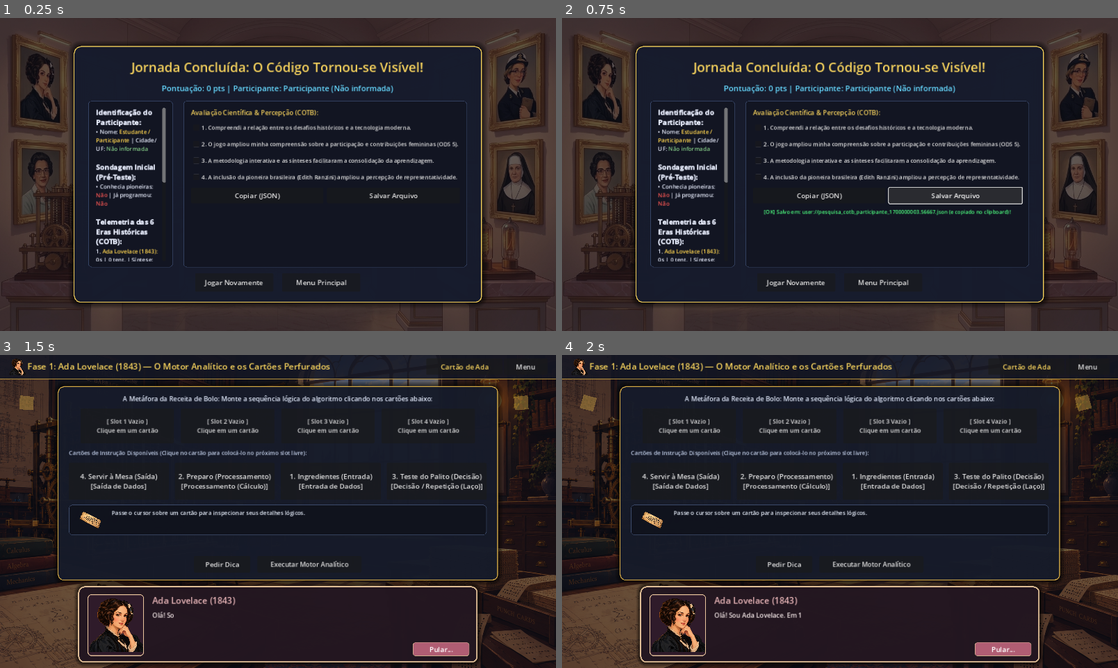
Above: before the commit, frames 1-4 (two rows, left to right).
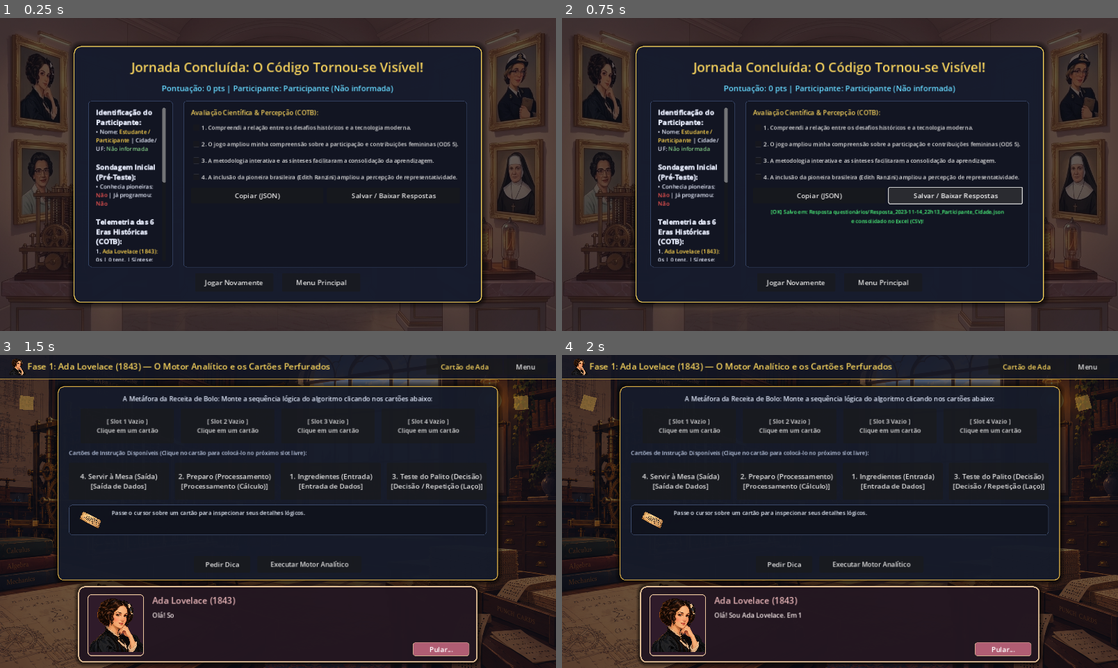
Above: after the commit, the same moments.

Repository: profthiagomendonca/Pioneiras-Alem
Game: Godot game, scene res://src/scenes/victory/victory.tscn
Two runs of this game, one before a commit and one after it. Both use one fixed random seed, a clock stepped at 60 frames per second and the inputs below. This scene is started directly instead of the project's main scene.
Inputs:
- Up to frame 1 (0.25 s): no input
- Up to frame 2 (0.75 s): click "Salvar Arquivo" (after the commit: "Salvar / Baixar Respostas") at 0.5 s
- Up to frame 3 (1.5 s): click "Jogar Novamente" at 1.25 s
- Up to frame 4 (2 s): no input

The runs differ from the first frame. In frame 1, 0.1% of the frame differs, in the area x 63-79%, y 56-58%; in frame 2, 0.7%, in the area x 36-81%, y 56-66%; in frame 3, nothing differs; in frame 4, nothing differs.

Commit message:
feat: salvar questionarios com data, nome e cidade em pasta dedicada e suporte a download web

Diff:
--- a/src/scenes/victory/victory.gd
+++ b/src/scenes/victory/victory.gd
@@ -74,6 +74,80 @@
 		}
 	}
 
+func _sanitize_filename(text: String) -> String:
+	var clean = text.strip_edges()
+	var invalid_chars = ["/", "\\", "?", "%", "*", ":", "|", "\"", "<", ">", ".", ";", ",", "'"]
+	for ch in invalid_chars:
+		clean = clean.replace(ch, "")
+	clean = clean.replace(" ", "_")
+	if clean.is_empty():
+		clean = "anonimo"
+	return clean
+
+func _get_export_filename() -> String:
+	var dt = Time.get_datetime_dict_from_system()
+	var date_str = "%04d-%02d-%02d_%02dh%02d" % [dt.year, dt.month, dt.day, dt.hour, dt.minute]
+	var safe_name = _sanitize_filename(GameState.player_name if not GameState.player_name.is_empty() else "Participante")
+	var safe_city = _sanitize_filename(GameState.player_city if not GameState.player_city.is_empty() else "Cidade")
+	return "Resposta_" + date_str + "_" + safe_name + "_" + safe_city + ".json"
+
+func _append_to_csv(report: Dictionary, target_dir: String) -> void:
+	var csv_path = target_dir.path_join("respostas_consolidadas.csv")
+	var header = '"Data_Hora";"Nome";"Cidade";"Pontos";"Pre_Conhecia_Pioneiras";"Pre_Ja_Programou";"Ada_Tempo_s";"Ada_Tentativas";"Ada_Sintese";"ENIAC_Tempo_s";"ENIAC_Tentativas";"ENIAC_Sintese";"Grace_Tempo_s";"Grace_Tentativas";"Grace_Sintese";"Katherine_Tempo_s";"Katherine_Tentativas";"Katherine_Sintese";"Keller_Tempo_s";"Keller_Tentativas";"Keller_Sintese";"Margaret_Tempo_s";"Margaret_Tentativas";"Margaret_Sintese";"Edith_Epilogo";"Pos_Q1_Relacao_Moderna";"Pos_Q2_Percepcao_ODS5";"Pos_Q3_Metodologia_Facilitou";"Pos_Q4_Pioneirismo_Brasileiro"'
+
+	var st = report["stages_telemetry"]
+	var pre = report["pre_survey"]
+	var pos = report["post_test_answers"]
+
+	var row = [
+		report["timestamp"],
+		report["participante"]["nome"],
+		report["participante"]["cidade"],
+		str(report["total_score"]),
+		"Sim" if pre.get("conhecimento_previo_pioneiras", false) else "Nao",
+		"Sim" if pre.get("ja_programou_antes", false) else "Nao",
+		str(snapped(st["ada"]["time_spent"], 0.1)),
+		str(st["ada"]["attempts"]),
+		"Sim" if st["ada"]["read_synthesis"] else "Nao",
+		str(snapped(st["eniac"]["time_spent"], 0.1)),
+		str(st["eniac"]["attempts"]),
+		"Sim" if st["eniac"]["read_synthesis"] else "Nao",
+		str(snapped(st["grace"]["time_spent"], 0.1)),
+		str(st["grace"]["attempts"]),
+		"Sim" if st["grace"]["read_synthesis"] else "Nao",
+		str(snapped(st["katherine"]["time_spent"], 0.1)),
+		str(st["katherine"]["attempts"]),
+		"Sim" if st["katherine"]["read_synthesis"] else "Nao",
+		str(snapped(st["keller"]["time_spent"], 0.1)),
+		str(st["keller"]["attempts"]),
+		"Sim" if st["keller"]["read_synthesis"] else "Nao",
+		str(snapped(st["margaret"]["time_spent"], 0.1)),
+		str(st["margaret"]["attempts"]),
+		"Sim" if st["margaret"]["read_synthesis"] else "Nao",
+		"Sim" if report["edith_epilogue_viewed"] else "Nao",
+		"Sim" if pos.get("compreendeu_relacao_moderna", false) else "Nao",
+		"Sim" if pos.get("percepcao_ods05_mulheres_ti", false) else "Nao",
+		"Sim" if pos.get("metodologia_facilitou_aprendizagem", false) else "Nao",
+		"Sim" if pos.get("valorizou_pioneirismo_brasileiro", false) else "Nao"
+	]
+
+	var csv_line = '"' + '";"'.join(row) + '"'
+
+	var file: FileAccess
+	if FileAccess.file_exists(csv_path):
+		file = FileAccess.open(csv_path, FileAccess.READ_WRITE)
+		if file:
+			file.seek_end()
+	else:
+		file = FileAccess.open(csv_path, FileAccess.WRITE)
+		if file:
+			file.store_string(char(0xFEFF))
+			file.store_line(header)
+
+	if file:
+		file.store_line(csv_line)
+		file.close()
+
 func _on_btn_copy_telemetry_pressed() -> void:
 	AudioManager.play_click()
 	var report = _build_report_dict()
@@ -87,22 +161,46 @@
 	AudioManager.play_click()
 	var report = _build_report_dict()
 	var json_str = JSON.stringify(report, "\t")
+	var filename = _get_export_filename()
 
 	DisplayServer.clipboard_set(json_str)
 
-	var sanitize_name = GameState.player_name.replace(" ", "_").to_lower()
-	if sanitize_name.is_empty():
-		sanitize_name = "participante"
-	var filename = "user://pesquisa_cotb_" + sanitize_name + "_" + str(Time.get_unix_time_from_system()) + ".json"
-
-	var file = FileAccess.open(filename, FileAccess.WRITE)
-	if file:
-		file.store_string(json_str)
-		file.close()
-		copy_feedback.text = "[OK] Salvo em: " + filename + " (e copiado no clipboard)!"
+	# Se for Web (navegador), acionar download direto do arquivo
+	if OS.has_feature("web"):
+		var buffer = json_str.to_utf8_buffer()
+		JavaScriptBridge.download_buffer(buffer, filename, "application/json")
+		copy_feedback.text = "[OK] Download concluído: '" + filename + "' salvo na sua pasta de Downloads!"
+		copy_feedback.modulate = Color(0.3, 1.0, 0.5)
+		return
+
+	# Se estiver executando localmente (Desktop / Editor)
+	var saved_locally = false
+	var target_candidates = [
+		"D:/Mestrado/Jogos/Computer on the beach/Pioneiras&Alem/pioneiras&além/Resposta questionários",
+		"D:/Mestrado/Jogos/Computer on the beach/Pioneiras&Alem/Resposta questionários",
+		OS.get_executable_path().get_base_dir().path_join("Resposta questionários"),
+		"user://Resposta questionários"
+	]
+
+	for target_dir in target_candidates:
+		if not DirAccess.dir_exists_absolute(target_dir):
+			DirAccess.make_dir_recursive_absolute(target_dir)
+
+		if DirAccess.dir_exists_absolute(target_dir):
+			var file_path = target_dir.path_join(filename)
+			var file = FileAccess.open(file_path, FileAccess.WRITE)
+			if file:
+				file.store_string(json_str)
+				file.close()
+				saved_locally = true
+				_append_to_csv(report, target_dir)
+				break
+
+	if saved_locally:
+		copy_feedback.text = "[OK] Salvo em: Resposta questionários/" + filename + "\ne consolidado no Excel (CSV)!"
 		copy_feedback.modulate = Color(0.3, 1.0, 0.5)
 	else:
-		copy_feedback.text = "[OK] Dados copiados com sucesso no Clipboard (JSON)!"
+		copy_feedback.text = "[OK] Dados copiados com sucesso na Área de Transferência (JSON)!"
 		copy_feedback.modulate = Color(0.3, 1.0, 0.5)
 
 func _on_btn_play_again_pressed() -> void:
--- a/src/scenes/victory/victory.tscn
+++ b/src/scenes/victory/victory.tscn
@@ -184,7 +184,7 @@
 size_flags_horizontal = 3
 custom_minimum_size = Vector2(0, 36)
 layout_mode = 2
-text = "Salvar Arquivo"
+text = "Salvar / Baixar Respostas"
 
 [node name="CopyFeedback" type="Label" parent="CenterContainer/MainPanel/Margin/VBox/HBoxCols/SurveyPanel/Margin/VBoxSurvey"]
 unique_name_in_owner = true
Not shown, added: Resposta questionários/coletar_respostas.ps1
Not shown, changed: web_build/index.html
Not shown, changed: web_build/index.pck
